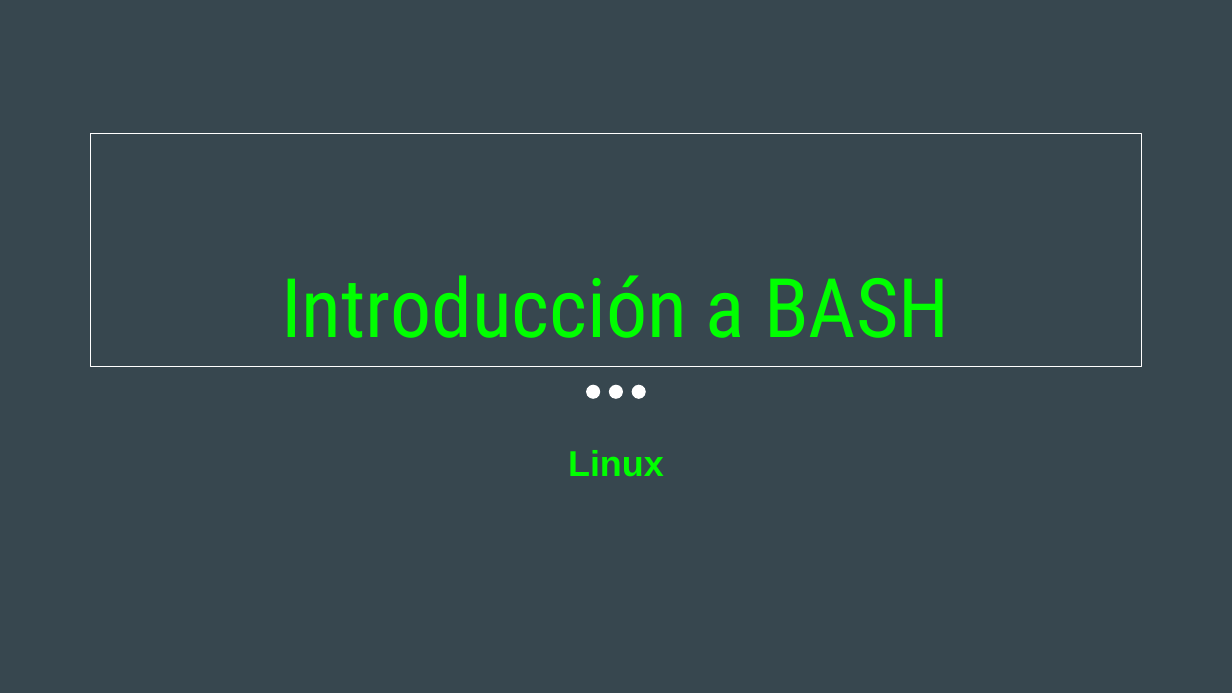
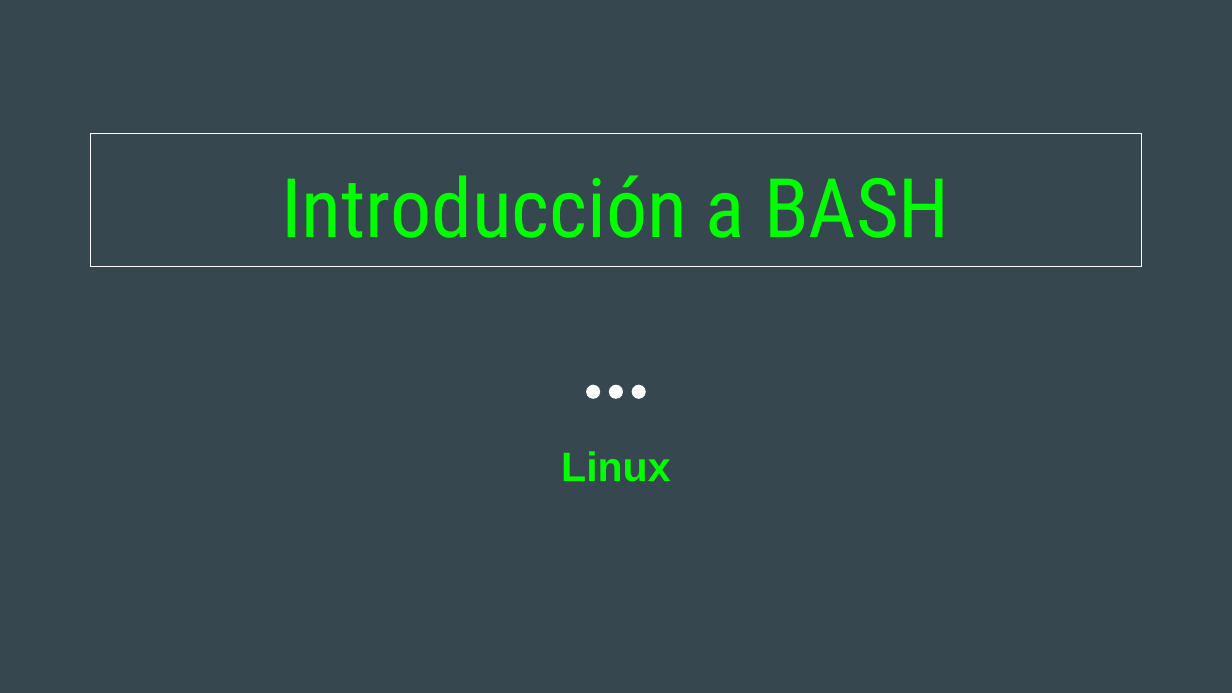
Before and after one commit to Makova/Intro_Bash, a slide deck: slide 1 of TRANSPARENCIAS/Introducción a BASH Linux.odp. Drawn at 1232x693 pixels with LibreOffice and Linux fonts; fonts in the diff are those of the drawing. Boxes give left, top, right and bottom in pixels: in the first picture for what was removed or moved away, otherwise in the second. Text is boxed around its words. In the diff, an @@ line names an element or a change of style, - is before the commit and + after.

```diff
--- a/TRANSPARENCIAS/Introducción a BASH Linux.odp
+++ b/TRANSPARENCIAS/Introducción a BASH Linux.odp
@@ title "Introducción a BASH": place and size @@
-title "Introducción a BASH" at (90,133,1141,366)
+title "Introducción a BASH" at (90,133,1141,266)
@@ subtitle "Linux" at (561,451,670,482): size 21 to 24 pt @@
```
Also in this commit, not shown: 2 other slides changed, 5 slides added, 1 slide removed, 1 other file.
